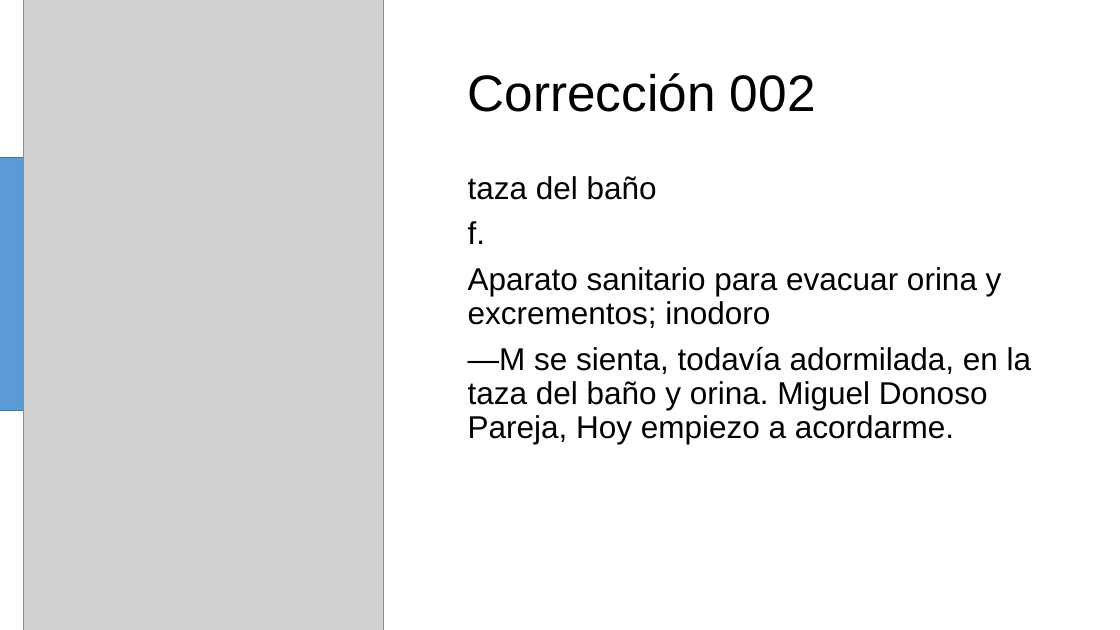
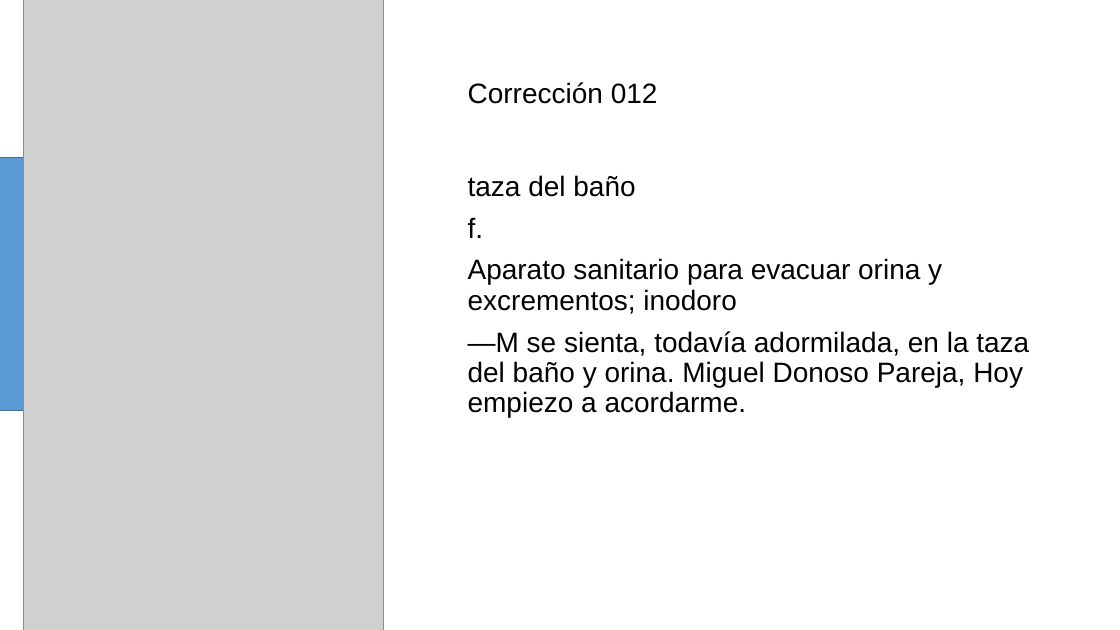
Before and after one commit to omarbramirez/ecuatorianismos, a slide deck: slide 12 of correcciones002.pptx. Drawn at 1120x630 pixels with LibreOffice and Linux fonts; fonts in the diff are those of the drawing; grey boxes stand for pictures. Boxes give left, top, right and bottom in pixels: in the first picture for what was removed or moved away, otherwise in the second. Text is boxed around its words. In the diff, an @@ line names an element or a change of style, - is before the commit and + after.

```diff
--- a/correcciones002.pptx
+++ b/correcciones002.pptx
@@ title at <box>468,82,658,104</box>: text changed; size 44 to 24 pt @@
-Corrección 002
+Corrección 012
@@ text "taza del baño" at <box>468,175,1029,417</box>: size 27 to 24 pt @@
```
Also in this commit, not shown: 8 other slides changed, 8 slides added, 8 slides removed, 13 other files.
